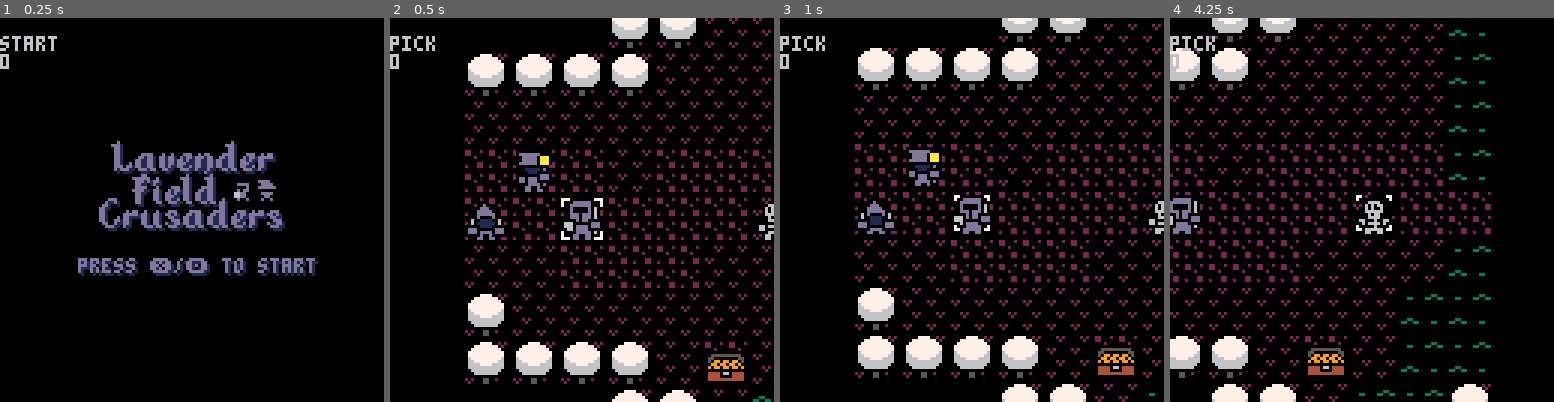
Above: before the commit, frames 1-4 (left to right).
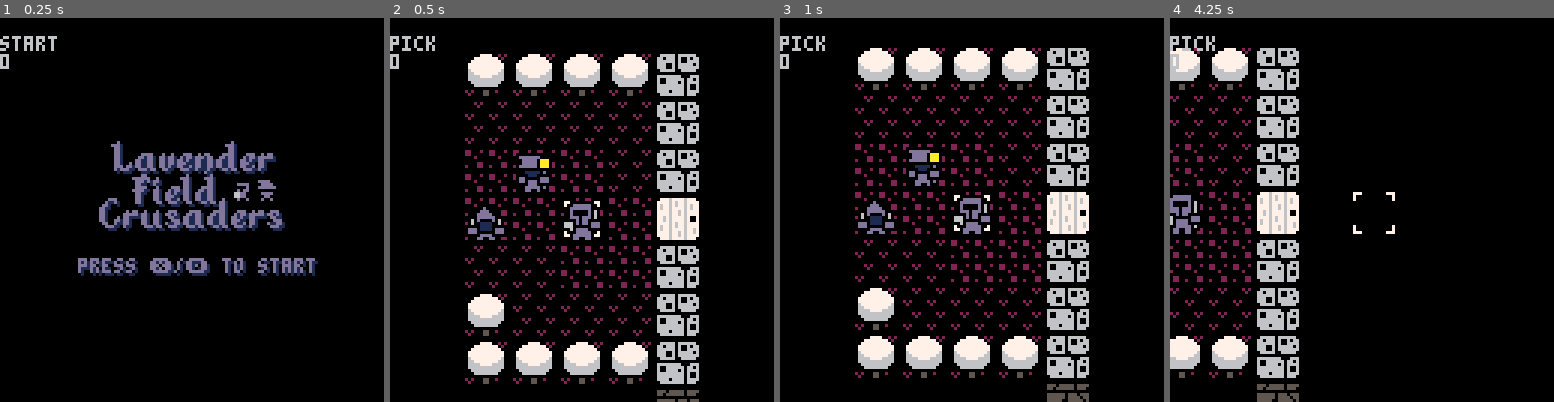
Above: after the commit, the same moments.

Repository: Amelia-Mowers/lavender_field
Game: PICO-8 cartridge lavender_field.p8
Same seed, same stepped clock (60 frames per second), same inputs: the game is played once before the commit and once after it.
Inputs:
- Up to frame 1 (0.25 s): no input
- Up to frame 2 (0.5 s): tap X (X key) at 0.33 s
- Up to frame 3 (1 s): tap O (Z key) at 0.7 s
- Up to frame 4 (4.25 s): tap X (X key) at 1.07, 1.85, 2.97, 4.08 s; hold Right 1.6-2.1 s; tap O (Z key) every 0.4 s from 1.7 to 4.1 s; hold Up 2.15-2.42 s; hold Right 2.47-3.03 s; hold Left 3.08-3.58 s; hold Down 3.63-3.97 s; hold Right from 4.02 s (still down)

Frame 1 is identical in both runs. In frame 2, 11% of the frame differs, in the area x 22-100%, y 0-100%; in frame 3, 11%; in frame 4, 14%, in the area x 0-84%, y 0-100%.

Commit message:
Added door, and limiting move to unfogged tiles

Diff:
--- a/lavender_field.p8
+++ b/lavender_field.p8
@@ -262,14 +262,14 @@
 3232323232323030323232323232323232101010101010101010101010101010320000000000000000000000000000000000000000000000000000000000000000000000000000000000000000000000000000000000000000000000000000000000000000000000000000000000000000000000000000000000000000000000
 3232323232323230303232323232323232101010101010101010101010101010320000000000000000000000000000000000000000000000000000000000000000000000000000000000000000000000000000000000000000000000000000000000000000000000000000000000000000000000000000000000000000000000
 3232323232323232301010323232323232101010101010101010101010101010320000000000000000000000000000000000000000000000000000000000000000000000000000000000000000000000000000000000000000000000000000000000000000000000000000000000000000000000000000000000000000000000
-3232323232101010303010103232323232101032101010101010101010101010320000000000000000000000000000000000000000000000000000000000000000000000000000000000000000000000000000000000000000000000000000000000000000000000000000000000000000000000000000000000000000000000
-3232323210101010303010101010323232323210323210101010101010101010320000000000000000000000000000000000000000000000000000000000000000000000000000000000000000000000000000000000000000000000000000000000000000000000000000000000000000000000000000000000000000000000
-1010101010101010301010202020101010101010101010323210101010101010320000000000000000000000000000000000000000000000000000000000000000000000000000000000000000000000000000000000000000000000000000000000000000000000000000000000000000000000000000000000000000000000
-2020201020202020302020202020202010101010103232323210101010101010320000000000000000000000000000000000000000000000000000000000000000000000000000000000000000000000000000000000000000000000000000000000000000000000000000000000000000000000000000000000000000000000
-2020202020201020202020201020202010101010101010321010101010101010320000000000000000000000000000000000000000000000000000000000000000000000000000000000000000000000000000000000000000000000000000000000000000000000000000000000000000000000000000000000000000000000
-1010202020101010301010101010101010103232323210101010101010101010320000000000000000000000000000000000000000000000000000000000000000000000000000000000000000000000000000000000000000000000000000000000000000000000000000000000000000000000000000000000000000000000
-3210101010101030301010103232323232321010321010101010101010101010320000000000000000000000000000000000000000000000000000000000000000000000000000000000000000000000000000000000000000000000000000000000000000000000000000000000000000000000000000000000000000000000
-3232323210221030301032323232323232101010101010101010101010101010320000000000000000000000000000000000000000000000000000000000000000000000000000000000000000000000000000000000000000000000000000000000000000000000000000000000000000000000000000000000000000000000
+3232323232101010303010333232323232101032101010101010101010101010320000000000000000000000000000000000000000000000000000000000000000000000000000000000000000000000000000000000000000000000000000000000000000000000000000000000000000000000000000000000000000000000
+3232323233101010303010331010323232323210323210101010101010101010320000000000000000000000000000000000000000000000000000000000000000000000000000000000000000000000000000000000000000000000000000000000000000000000000000000000000000000000000000000000000000000000
+1010101033101010301010332020101010101010101010323210101010101010320000000000000000000000000000000000000000000000000000000000000000000000000000000000000000000000000000000000000000000000000000000000000000000000000000000000000000000000000000000000000000000000
+2020201033202020302020232020202010101010103232323210101010101010320000000000000000000000000000000000000000000000000000000000000000000000000000000000000000000000000000000000000000000000000000000000000000000000000000000000000000000000000000000000000000000000
+2020202023201020202020331020202010101010101010321010101010101010320000000000000000000000000000000000000000000000000000000000000000000000000000000000000000000000000000000000000000000000000000000000000000000000000000000000000000000000000000000000000000000000
+1010202033101010301010331010101010103232323210101010101010101010320000000000000000000000000000000000000000000000000000000000000000000000000000000000000000000000000000000000000000000000000000000000000000000000000000000000000000000000000000000000000000000000
+3210101033101030301010333232323232321010321010101010101010101010320000000000000000000000000000000000000000000000000000000000000000000000000000000000000000000000000000000000000000000000000000000000000000000000000000000000000000000000000000000000000000000000
+3232323233221030301032323232323232101010101010101010101010101010320000000000000000000000000000000000000000000000000000000000000000000000000000000000000000000000000000000000000000000000000000000000000000000000000000000000000000000000000000000000000000000000
 3232323232103030323232323232323232101010101010101010101010101010320000000000000000000000000000000000000000000000000000000000000000000000000000000000000000000000000000000000000000000000000000000000000000000000000000000000000000000000000000000000000000000000
 3232323232323032323232323232323232101010101010101010101010101010320000000000000000000000000000000000000000000000000000000000000000000000000000000000000000000000000000000000000000000000000000000000000000000000000000000000000000000000000000000000000000000000
 3232323232323030323232323232323232101010101010101010101010101010320000000000000000000000000000000000000000000000000000000000000000000000000000000000000000000000000000000000000000000000000000000000000000000000000000000000000000000000000000000000000000000000
--- a/mod/combat.lua
+++ b/mod/combat.lua
@@ -125,6 +125,8 @@
     if block_move_c[e] then return true end
   end
 
+  if unfogged_tiles[pos:key()] == nil then return true end
+
   return false
 end
 
--- a/mod/maps.lua
+++ b/mod/maps.lua
@@ -77,11 +77,13 @@
     [51] = sprite:new(st.dirt),
     [50] = sprite:new(st.grass),
     [34] = sprite:new(st.dirt),
+    [35] = sprite:new(st.dirt),
   }
   map_funcs = {
     [51] = spawn_wall,
     [50] = spawn_tree,
     [34] = spawn_loot,
+    [35] = spawn_door,
   }
   for x = 0, 15 do
     for y = 0, 15 do
@@ -152,6 +154,27 @@
   })
 end
 
+function spawn_door(pos)
+  insert({
+    {pos_c, pos},
+    {sprite_c, sprite:new(st.door, 2)},
+    {obj_c},
+    {block_sight_c},
+    {remains_c, st.rubble},
+    {health_c, health:new(10)},
+    {defense_c, {
+      [dam_type.phys] = 2,
+    }},
+    {on_move_onto_c, open_door},
+  })
+end
+
+function open_door(triggered, actor)
+  if player_c[actor] != nil then
+    delete(triggered)
+  end
+end
+
 function spawn_loot(pos)
   insert({
     {pos_c, pos},
--- a/mod/sprites.lua
+++ b/mod/sprites.lua
@@ -36,6 +36,7 @@
     wall = {10},
     tree = {44},
     loot = {14},
+    door = {46},
     wall_bottom = {{0,0,42,43}},
     rubble = {{0,0,58,59}},
     skull = {12},
Not shown, changed: 19 lines of the sprite sheet (__gfx__) section of lavender_field.p8
